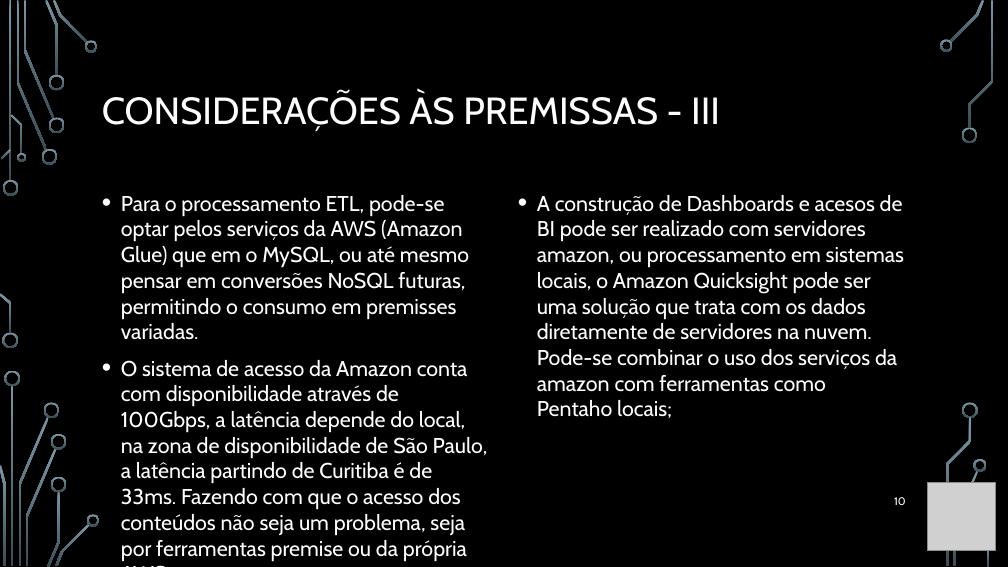
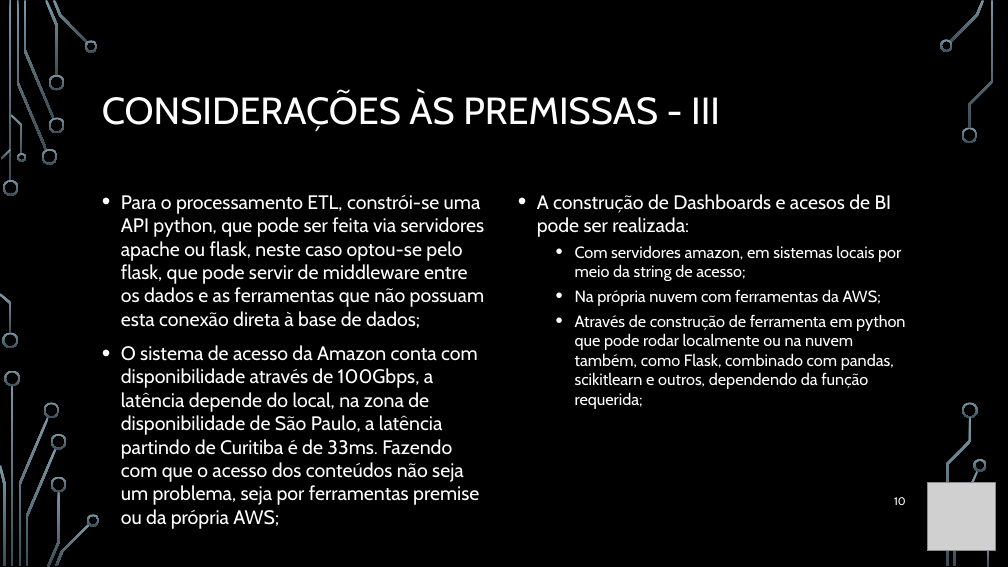
Before and after one commit to WilianCavassin/DataEngineer_Olist, a slide deck: slide 10 of Presentations/Work at olist [Autosaved].pptx. Drawn at 1008x567 pixels with LibreOffice and Linux fonts; fonts in the diff are those of the drawing; grey boxes stand for pictures; background and template pictures are left out. Boxes give left, top, right and bottom in pixels: in the first picture for what was removed or moved away, otherwise in the second. Text is boxed around its words. In the diff, an @@ line names an element or a change of style, - is before the commit and + after.

```diff
--- a/Presentations/Work at olist [Autosaved].pptx
+++ b/Presentations/Work at olist [Autosaved].pptx
@@ text at [121,195,485,328]: text changed; size 20.4 to 18.6 pt @@
-• Para o processamento ETL, pode-se optar pelos serviços da AWS (Amazon Glue) que em o MySQL, ou até mesmo pensar em conversões NoSQL futuras, permitindo o consumo em premisses variadas.
+• Para o processamento ETL, constrói-se uma API python, que pode ser feita via servidores apache ou flask, neste caso optou-se pelo flask, que pode servir de middleware entre os dados e as ferramentas que não possuam esta conexão direta à base de dados;
@@ text at [537,194,905,409]: text changed; size 20.4 to 15.5 pt @@
-• A construção de Dashboards e acesos de BI pode ser realizado com servidores amazon, ou processamento em sistemas locais, o Amazon Quicksight pode ser uma solução que trata com os dados diretamente de servidores na nuvem. Pode-se combinar o uso dos serviços da amazon com ferramentas como Pentaho locais;
+• A construção de Dashboards e acesos de BI pode ser realizada:
+  • Com servidores amazon, em sistemas locais por meio da string de acesso;
+  • Na própria nuvem com ferramentas da AWS;
+  • Através de construção de ferramenta em python que pode rodar localmente ou na nuvem também, como Flask, combinado com pandas, scikitlearn e outros, dependendo da função requerida;
@@ text at [121,345,479,529]: size 20.4 to 18.6 pt in "O sistema de acesso da Amazon conta ..." @@
```
Also in this commit, not shown: 9 other slides changed, 5 slides added, 3 slides removed, 7 other files.
